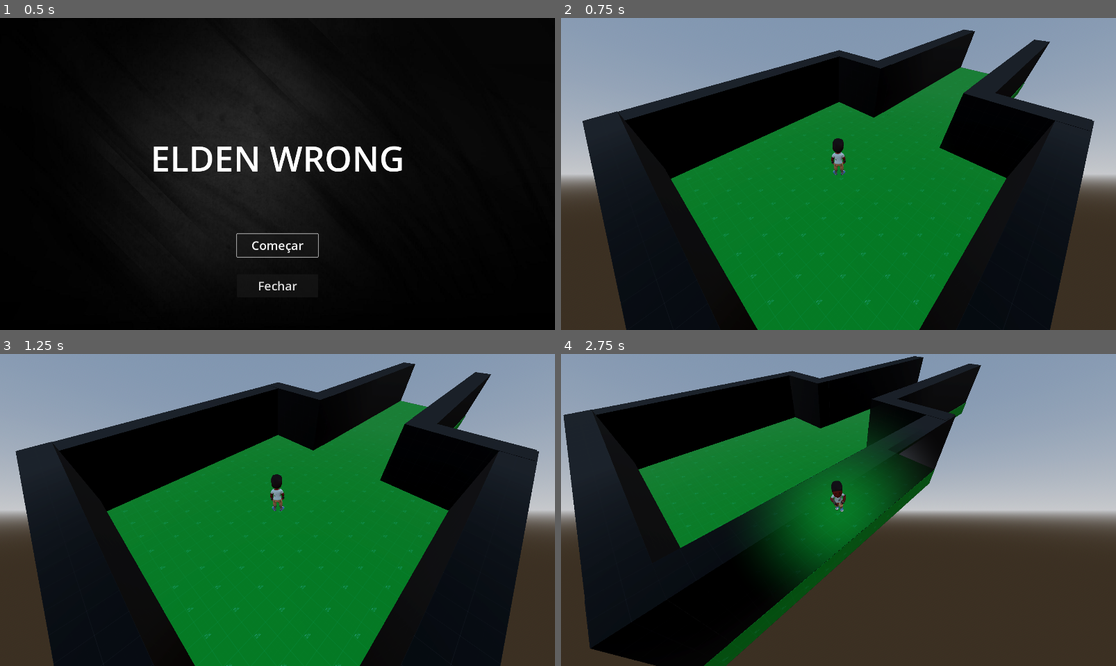
Above: before the commit, frames 1-4 (two rows, left to right).
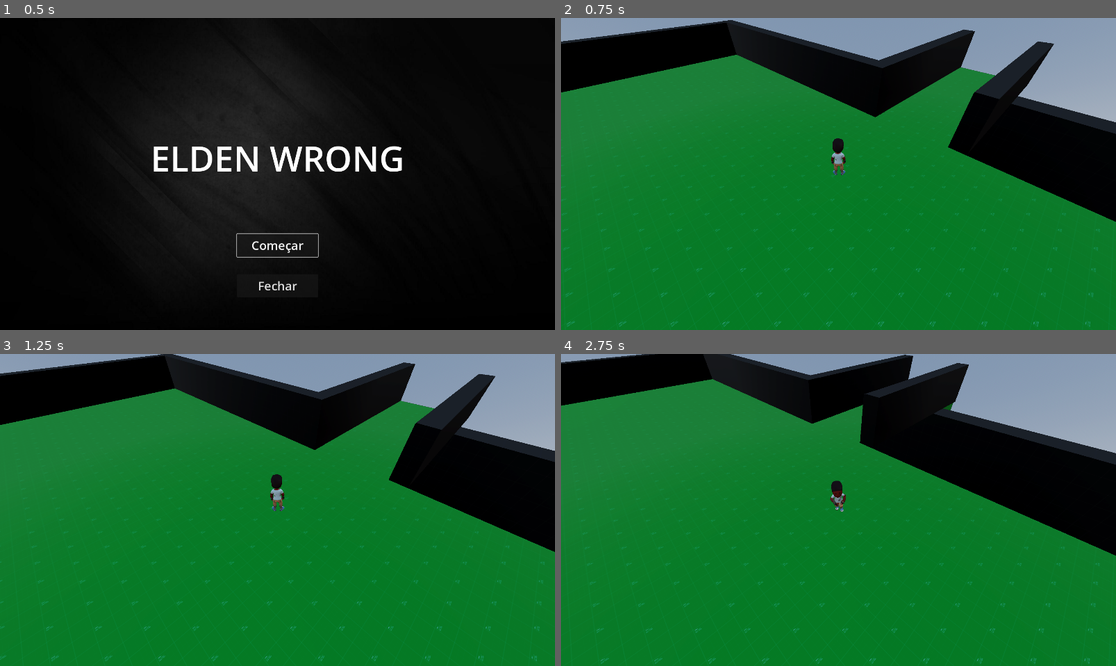
Above: after the commit, the same moments.

Repository: ohmyguigs/godot-3d-features-sandbox
Game: Godot game, scene res://scenes/MenuPrincipal/menu_principal.tscn
The game is run twice, just before and just after one commit, with the same random seed, the same clock (stepped at 60 frames per second) and the same inputs.
Inputs:
- Up to frame 1 (0.5 s): no input
- Up to frame 2 (0.75 s): click "Começar" at 0.5 s
- Up to frame 3 (1.25 s): no input
- Up to frame 4 (2.75 s): tap Enter at 1.25 s; hold D (walk_right) 1.28-2.03 s; tap Ctrl (roll) at 1.35 s; hold S (walk_back) from 2.03 s (still down); tap Shift (sprint) at 2.1 s

Frame 1 is identical in both runs. In frame 2, 50% of the frame differs, in the area x 0-100%, y 0-100%; in frame 3, 50%; in frame 4, 76%.

Commit message:
aggregate renders in Map by layer

Diff:
--- a/scenes/Mundo_1/world_1.tscn
+++ b/scenes/Mundo_1/world_1.tscn
@@ -31,61 +31,65 @@
 [node name="Map" type="Node3D" parent="."]
 transform = Transform3D(0.707107, 0, 0.707107, 0, 1, 0, -0.707107, 0, 0.707107, 0, 0, 0)
 
-[node name="Floor" type="CSGBox3D" parent="Map"]
+[node name="forground_renders" type="Node3D" parent="Map"]
+
+[node name="wall4" type="CSGBox3D" parent="Map/forground_renders"]
+transform = Transform3D(0, -8.9407e-08, 1, -1, -4.37114e-08, 0, 4.37114e-08, -1, -8.9407e-08, -14.1784, 3.01756, 19.0917)
+layers = 2
 use_collision = true
-size = Vector3(13, 1, 13)
+size = Vector3(7, 1, 42)
+material = ExtResource("2_scxr5")
+
+[node name="wall5" type="CSGBox3D" parent="Map/forground_renders"]
+transform = Transform3D(0, -8.9407e-08, -1, -1, -4.37114e-08, 0, -4.37114e-08, 1, -8.9407e-08, 12.5479, 1.99374, 3.03168)
+layers = 2
+use_collision = true
+size = Vector3(3, 1, 13)
+material = ExtResource("2_scxr5")
+
+[node name="wall1" type="CSGBox3D" parent="Map/forground_renders"]
+transform = Transform3D(-4.37114e-08, 1, 0, -1, -4.37114e-08, 0, 0, 0, 1, -34.644, 2.00415, -1.36711)
+layers = 2
+use_collision = true
+size = Vector3(3, 1, 42)
+material = ExtResource("2_scxr5")
+
+[node name="background_renders" type="Node3D" parent="Map"]
+
+[node name="Floor" type="CSGBox3D" parent="Map/background_renders"]
+transform = Transform3D(1, 0, 0, 0, 1, 0, 0, 0, 1, -14.1421, 0, -1.41421)
+use_collision = true
+size = Vector3(42, 1, 42)
 material = ExtResource("1_mowew")
 
-[node name="Floor2" type="CSGBox3D" parent="Map"]
+[node name="Floor2" type="CSGBox3D" parent="Map/background_renders"]
 transform = Transform3D(1, 0, 0, 0, 1, 0, 0, 0, 1, 13.0045, 0, 0)
 use_collision = true
 size = Vector3(13, 1, 6.5)
 material = ExtResource("1_mowew")
 
-[node name="wall1" type="CSGBox3D" parent="Map"]
-transform = Transform3D(-4.37114e-08, 1, 0, -1, -4.37114e-08, 0, 0, 0, 1, -5.99213, 2.00415, 0)
-layers = 2
+[node name="wall6" type="CSGBox3D" parent="Map/background_renders"]
+transform = Transform3D(-4.37114e-08, 1, 0, -1, -4.37114e-08, 0, 0, 0, 1, 6.16085, 2.00415, -12.7388)
+use_collision = true
+size = Vector3(3, 1, 21)
+material = ExtResource("2_scxr5")
+
+[node name="wall7" type="CSGBox3D" parent="Map/background_renders"]
+transform = Transform3D(-4.37114e-08, 1, 0, -1, -4.37114e-08, 0, 0, 0, 1, 6.40324, 2.00415, 11.0385)
+use_collision = true
+size = Vector3(3, 1, 17)
+material = ExtResource("2_scxr5")
+
+[node name="wall2" type="CSGBox3D" parent="Map/background_renders"]
+transform = Transform3D(0, -8.9407e-08, -1, -1, -4.37114e-08, 0, -4.37114e-08, 1, -8.9407e-08, 13.0262, 1.99374, -2.75285)
 use_collision = true
 size = Vector3(3, 1, 13)
 material = ExtResource("2_scxr5")
 
-[node name="wall6" type="CSGBox3D" parent="Map"]
-transform = Transform3D(-4.37114e-08, 1, 0, -1, -4.37114e-08, 0, 0, 0, 1, 6.04295, 2.00415, -4.37145)
+[node name="wall3" type="CSGBox3D" parent="Map/background_renders"]
+transform = Transform3D(0, -8.9407e-08, 1, -1, -4.37114e-08, 0, 4.37114e-08, -1, -8.9407e-08, -14.4041, 1.99374, -22.6852)
 use_collision = true
-size = Vector3(3, 1, 4.2)
-material = ExtResource("2_scxr5")
-
-[node name="wall7" type="CSGBox3D" parent="Map"]
-transform = Transform3D(-4.37114e-08, 1, 0, -1, -4.37114e-08, 0, 0, 0, 1, 6.04295, 2.00415, 4.32777)
-layers = 2
-use_collision = true
-size = Vector3(3, 1, 4.2)
-material = ExtResource("2_scxr5")
-
-[node name="wall2" type="CSGBox3D" parent="Map"]
-transform = Transform3D(1.91069e-15, -4.37114e-08, -1, -1, -4.37114e-08, 0, -4.37114e-08, 1, -4.37114e-08, 13.0262, 1.99374, -2.75285)
-use_collision = true
-size = Vector3(3, 1, 13)
-material = ExtResource("2_scxr5")
-
-[node name="wall5" type="CSGBox3D" parent="Map"]
-transform = Transform3D(1.91069e-15, -4.37114e-08, -1, -1, -4.37114e-08, 0, -4.37114e-08, 1, -4.37114e-08, 13.0154, 1.99374, 2.70722)
-layers = 2
-use_collision = true
-size = Vector3(3, 1, 13)
-material = ExtResource("2_scxr5")
-
-[node name="wall3" type="CSGBox3D" parent="Map"]
-transform = Transform3D(1.91069e-15, -4.37114e-08, 1, -1, -4.37114e-08, 0, 4.37114e-08, -1, -4.37114e-08, 0.0120728, 1.99374, -5.98868)
-use_collision = true
-size = Vector3(3, 1, 13)
-material = ExtResource("2_scxr5")
-
-[node name="wall4" type="CSGBox3D" parent="Map"]
-transform = Transform3D(1.91069e-15, -4.37114e-08, 1, -1, -4.37114e-08, 0, 4.37114e-08, -1, -4.37114e-08, -0.00496948, 1.99374, 5.99037)
-layers = 2
-use_collision = true
-size = Vector3(3, 1, 13)
+size = Vector3(3, 1, 42)
 material = ExtResource("2_scxr5")
 
 [node name="camera_rig" parent="." instance=ExtResource("5_6xr0r")]
